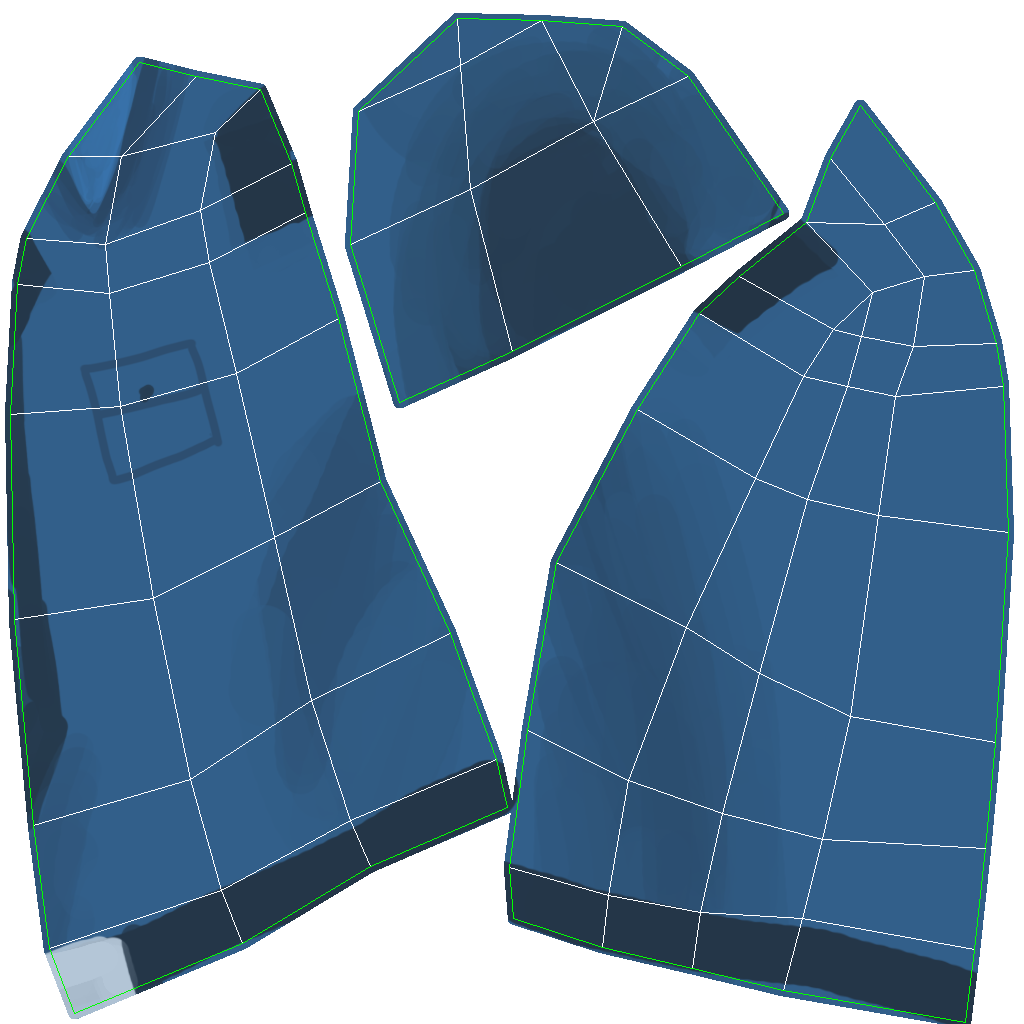
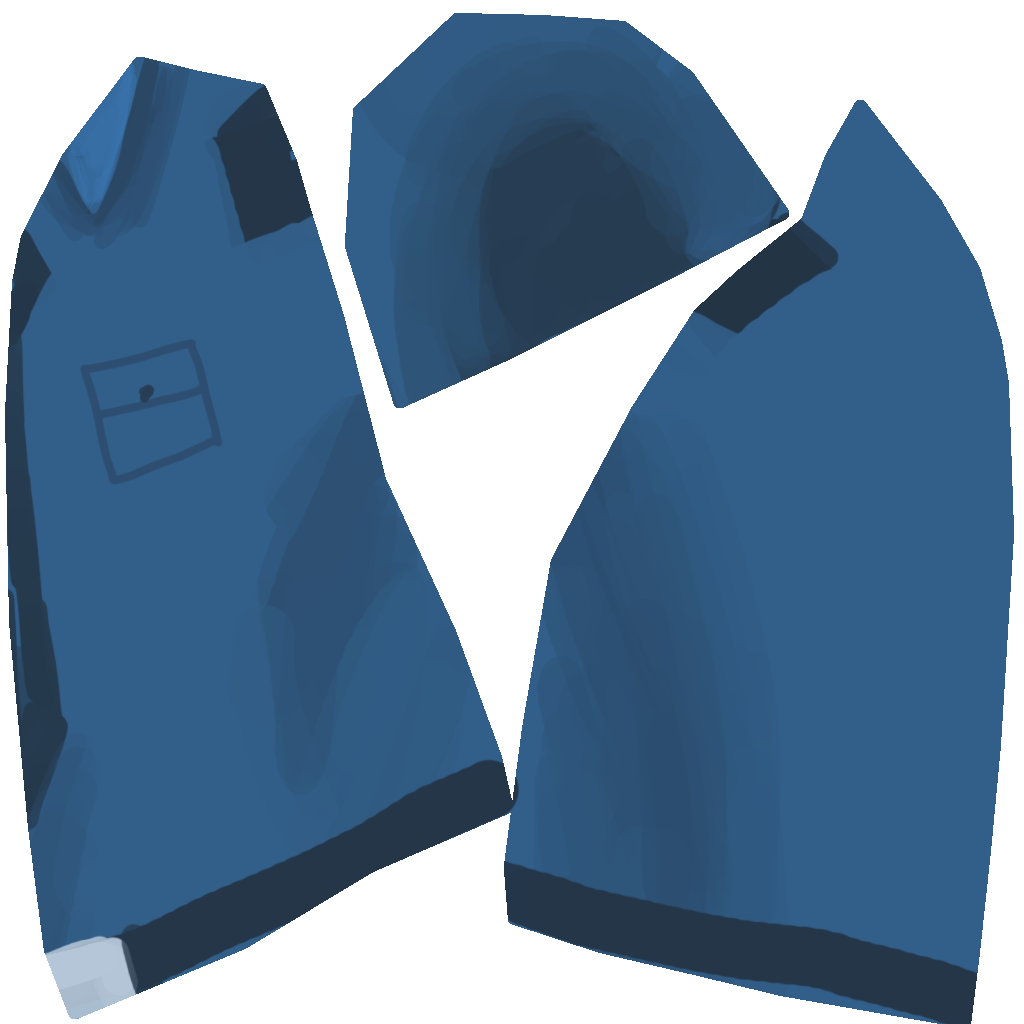
Before/after of a w=1024, h=1024 layered artwork. What changed in the layer stack:
hid "Layer 1" over [10, 18, 1009, 1023]
